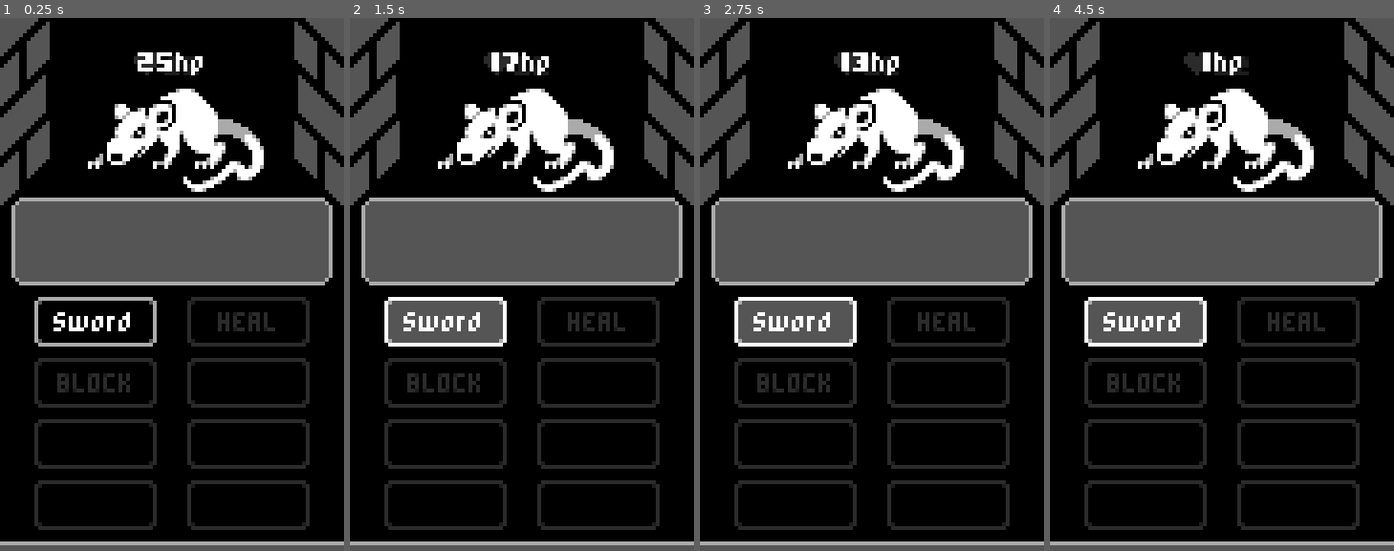
Above: before the commit, frames 1-4 (left to right).
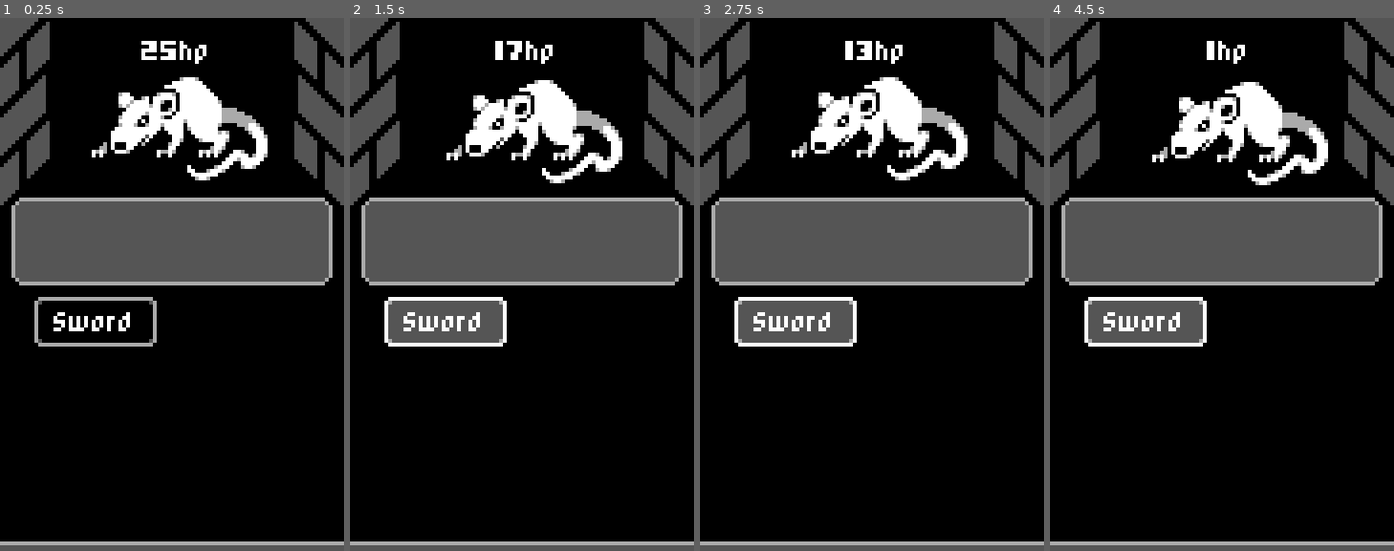
Above: after the commit, the same moments.

Repository: paulovgtb/mobile-rpg
Game: Godot game, scene res://battle.tscn
Two runs of this game, one before a commit and one after it. Both use one fixed random seed, a clock stepped at 60 frames per second and the inputs below.
Inputs:
- Up to frame 1 (0.25 s): no input
- Up to frame 2 (1.5 s): click "Sword" at 0.5 s; click "Sword" at 1.25 s
- Up to frame 3 (2.75 s): click "Sword" at 2 s
- Up to frame 4 (4.5 s): tap Enter at 2.75, 4.25 s; tap Space at 3.5 s

The runs differ from the first frame. In frame 1, 10% of the frame differs, in the area x 10-90%, y 4-97%; in frame 2, 9.9%; in frame 3, 10%; in frame 4, 10%.

Commit message:
Improves enemy script and attacking mechanics

Diff:
--- a/Enemy.gd
+++ b/Enemy.gd
@@ -3,7 +3,13 @@
 var hp = 25 setget set_hp
 
 onready var hpLabel = $HPLabel
+onready var animationPlayer = $AnimationPlayer
 
 func set_hp(new_hp):
 	hp = new_hp
 	hpLabel.text = str(hp) + "hp"
+
+	if hp <= 0:
+		queue_free()
+	else:
+		animationPlayer.play("Shake")
--- a/Enemy.tscn
+++ b/Enemy.tscn
@@ -1,10 +1,41 @@
-[gd_scene load_steps=3 format=2]
+[gd_scene load_steps=5 format=2]
 
 [ext_resource path="res://Enemy.gd" type="Script" id=1]
 [ext_resource path="res://Images/Rat.png" type="Texture" id=2]
 
+[sub_resource type="Animation" id=1]
+length = 0.001
+tracks/0/type = "value"
+tracks/0/path = NodePath("Sprit:position")
+tracks/0/interp = 1
+tracks/0/loop_wrap = true
+tracks/0/imported = false
+tracks/0/enabled = true
+tracks/0/keys = {
+"times": PoolRealArray( 0 ),
+"transitions": PoolRealArray( 1 ),
+"update": 0,
+"values": [ Vector2( 0, 0 ) ]
+}
+
+[sub_resource type="Animation" id=2]
+resource_name = "Shake"
+length = 0.2
+step = 0.05
+tracks/0/type = "value"
+tracks/0/path = NodePath("Sprit:position")
+tracks/0/interp = 1
+tracks/0/loop_wrap = true
+tracks/0/imported = false
+tracks/0/enabled = true
+tracks/0/keys = {
+"times": PoolRealArray( 0, 0.05, 0.1, 0.15, 0.2 ),
+"transitions": PoolRealArray( 1, 1, 1, 1, 1 ),
+"update": 0,
+"values": [ Vector2( -2, 3 ), Vector2( 2, -3 ), Vector2( -4, -1 ), Vector2( 4, 2 ), Vector2( 0, 0 ) ]
+}
+
 [node name="Enemy" type="Node2D"]
-position = Vector2( 46, 32 )
 script = ExtResource( 1 )
 
 [node name="Sprit" type="Sprite" parent="."]
@@ -18,3 +49,7 @@
 text = "25hp"
 align = 1
 valign = 1
+
+[node name="AnimationPlayer" type="AnimationPlayer" parent="."]
+anims/RESET = SubResource( 1 )
+anims/Shake = SubResource( 2 )
--- a/battle.gd
+++ b/battle.gd
@@ -1,7 +1,9 @@
 extends Node
 
 onready var hpLabel = $Enemy/HPLabel
-onready var enemy = $Enemy
 
 func _on_Sword_pressed():
-	enemy.hp -= 4
+	var enemy = find_node("Enemy")
+
+	if enemy != null:
+		enemy.hp -= 4
--- a/battle.tscn
+++ b/battle.tscn
@@ -13,11 +13,13 @@
 texture = ExtResource( 3 )
 
 [node name="MobileRpgMockup" type="Sprite" parent="."]
+visible = false
 modulate = Color( 1, 1, 1, 0.168627 )
 position = Vector2( 45, 80 )
 texture = ExtResource( 1 )
 
 [node name="Enemy" parent="." instance=ExtResource( 2 )]
+position = Vector2( 47, 29 )
 
 [node name="UI" type="Control" parent="."]
 anchor_right = 1.0
